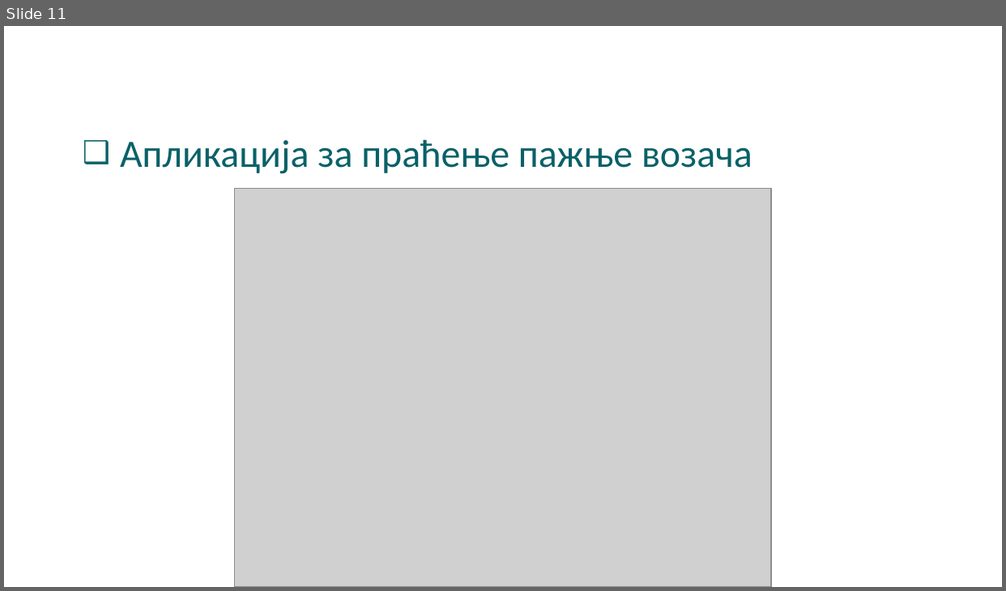
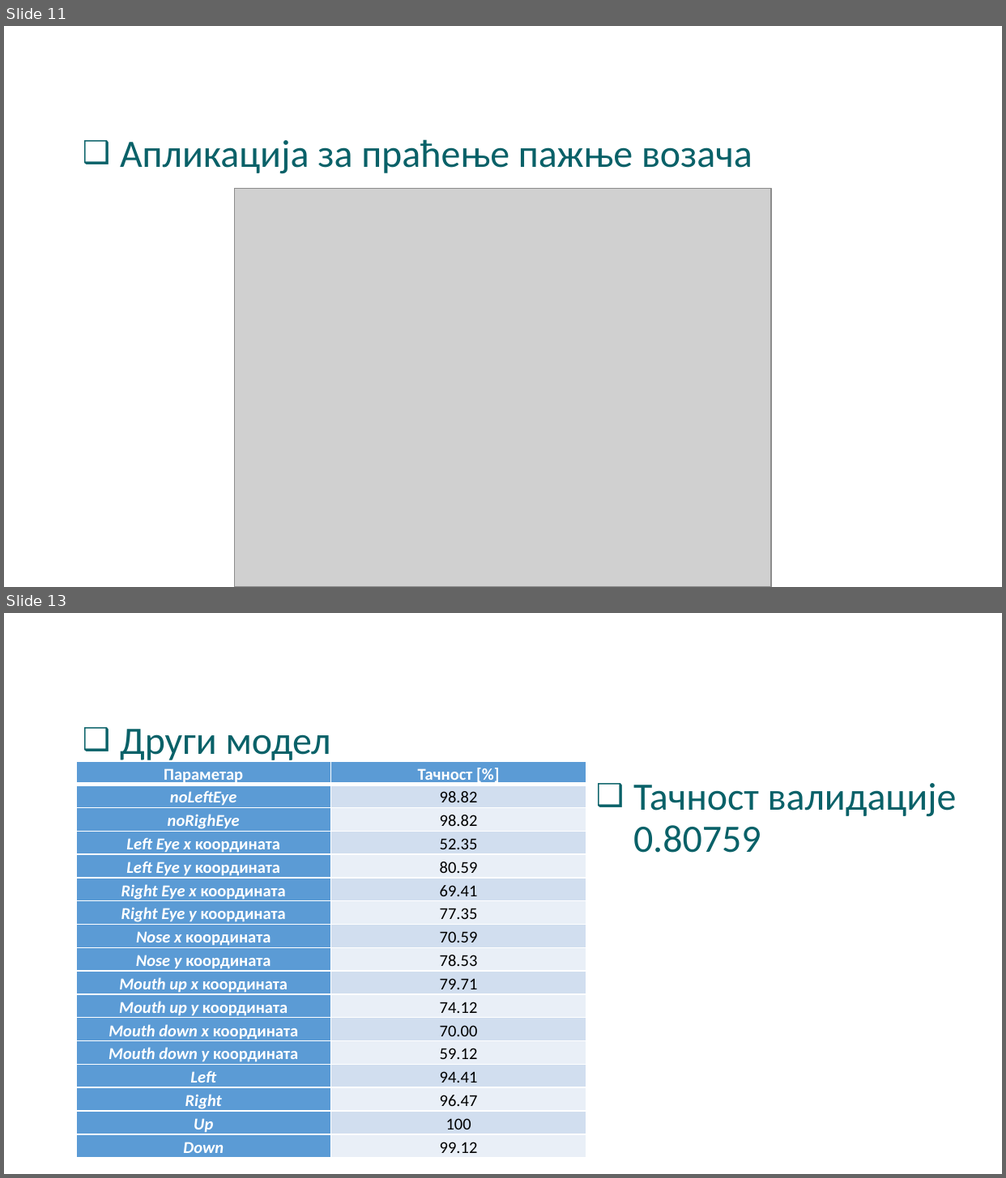
Before and after one commit to AleksaArsic/ADAS-ML-Driver-Monitoring-System, a slide deck: doc/DriverAttentionSystem_2.pptx. Shown one above the other, each under a label of ours: slide 11 before the commit, slides 11 and 13 after it; the slides between them are not shown. The pictures are 1006x591 and 1006x1178 pixels, drawn with LibreOffice and Linux fonts; fonts in the diff are those of the drawing; grey boxes stand for pictures; background and template pictures are left out. Boxes give left, top, right and bottom in pixels: in the first picture for what was removed or moved away, otherwise in the second. Text is boxed around its words. In the diff, an @@ line names an element or a change of style, - is before the commit and + after.

```diff
--- a/doc/DriverAttentionSystem_2.pptx
+++ b/doc/DriverAttentionSystem_2.pptx
@@ slide 13 added at (4, 613, 1002, 1174), background #FFFFFF @@
@@ title added at (59, 627, 809, 683), 44 pt, text #FFFFFF, bold @@
+Евалуација
@@ text added at (120, 729, 331, 764), 28 pt, text #096168 @@
+❑ Други модел
@@ table added at (76, 760, 586, 1161), 17 rows, 2 columns @@
+Параметар | Тачност [%]
+noLeftEye | 98.82
+noRighEye | 98.82
+Left Eye x координата | 52.35
+Left Eye y координата | 80.59
+Right Eye x координата | 69.41
+Right Eye y координата | 77.35
+Nose x координата | 70.59
+Nose y координата | 78.53
+Mouth up x координата | 79.71
+Mouth up y координата | 74.12
+Mouth down x координата | 70.00
+Mouth down y координата | 59.12
+Left | 94.41
+Right | 96.47
+Up | 100
+Down | 99.12
@@ text added at (633, 783, 957, 853), 28 pt, text #096168 @@
+❑ Тачност валидације 0.80759
```
Also in this commit, not shown: 2 slides changed, 4 other slides added, 1 slide removed, 2 other files.
